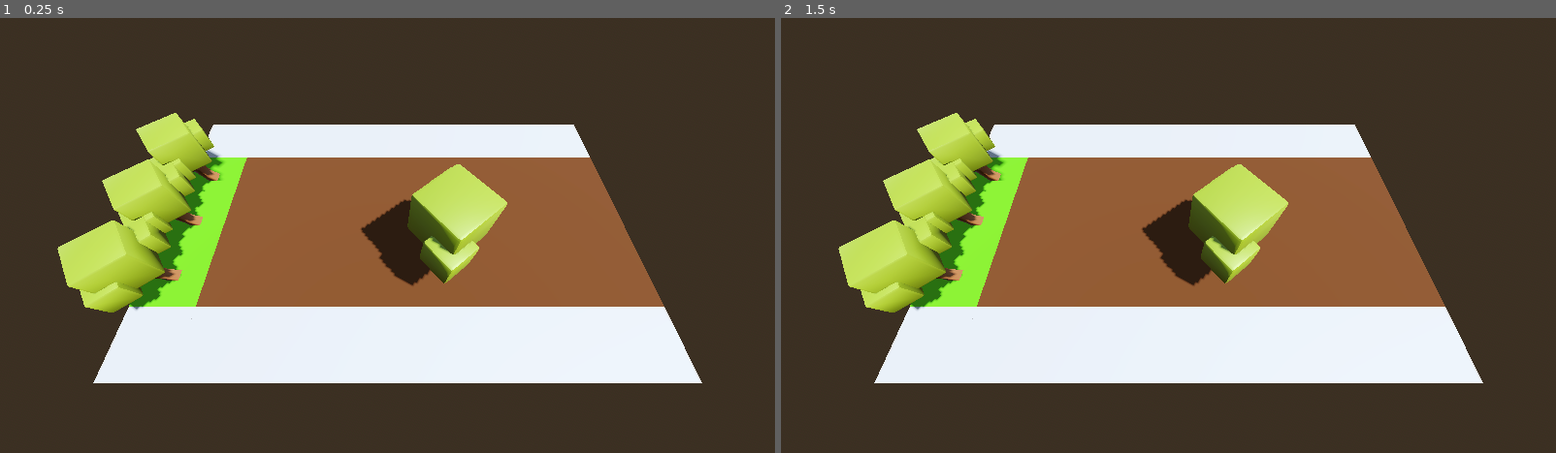
Above: before the commit, frames 1-2 (left to right).
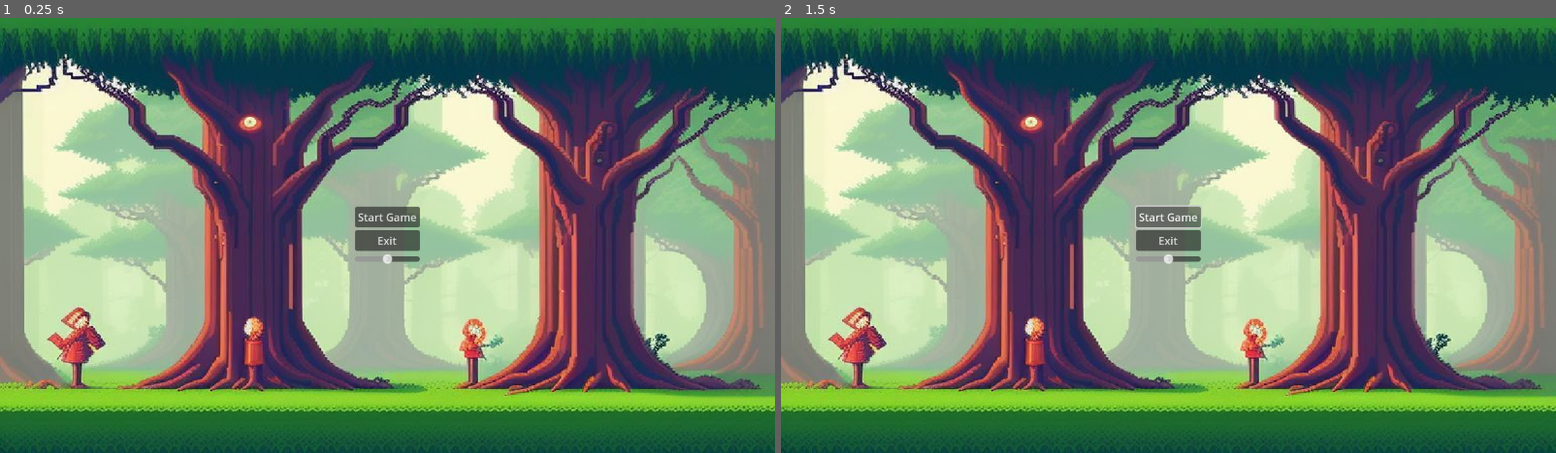
Above: after the commit, the same moments.

Repository: TheBoysJams/SeedsOfRenewal
Game: Godot game, scene res://UI/main_menu.tscn
Same seed, same stepped clock (60 frames per second), same inputs: the game is played once before the commit and once after it. Before the commit the project starts from res://Levels/prototype_level.tscn.
Inputs (mouse positions are in pixels of both pictures, inside the frame that each line leads up to):
- Up to frame 1 (0.25 s): no input
- Up to frame 2 (1.5 s): click (1168, 218) at 0.5 s, where only the run after the commit has a clickable "Start Game"; click (1168, 218) at 1.25 s, where only the run after the commit has a clickable "Start Game"

The runs differ from the first frame. In frame 1, 100% of the frame differs, in the area x 0-100%, y 0-100%; in frame 2, 100%.
Error before the commit: Invalid call. Nonexistent function 'GetTowerCost' in base 'Nil'. (res://player.gd:30)

Commit message:
Add pause menu

Diff:
--- a/RenewalTreeDefence/Levels/prototype_level.tscn
+++ b/RenewalTreeDefence/Levels/prototype_level.tscn
@@ -5,6 +5,9 @@
 [ext_resource type="PackedScene" uid="uid://d3g2gcq604vvv" path="res://Towers/tower_manager.tscn" id="3_i8pec"]
 [ext_resource type="PackedScene" uid="uid://b1lyxto4b02y8" path="res://Towers/tree.tscn" id="4_bkccc"]
 [ext_resource type="Script" path="res://Towers/TowerInfo.gd" id="5_o1k0l"]
+[ext_resource type="Script" path="res://prototype_level.gd" id="1_jk0m5"]
+
+
 
 [sub_resource type="ProceduralSkyMaterial" id="ProceduralSkyMaterial_m6v85"]
 sky_horizon_color = Color(0.64625, 0.65575, 0.67075, 1)
@@ -25,6 +28,7 @@
 Cost = 2
 
 [node name="PrototypeLevel" type="Node3D"]
+script = ExtResource("1_jk0m5")
 
 [node name="DirectionalLight3D" type="DirectionalLight3D" parent="."]
 transform = Transform3D(-0.866025, -0.433013, 0.25, 0, 0.5, 0.866025, -0.5, 0.75, -0.433013, 0, 0, 0)
@@ -58,3 +62,6 @@
 
 [node name="Tree3" parent="Player/TowerManager" instance=ExtResource("4_bkccc")]
 transform = Transform3D(1, 0, 0, 0, 1, 0, 0, 0, 1, 2, -0.263, 16.954)
+
+[node name="PauseMenu" parent="." instance=ExtResource("5_tavmd")]
+process_mode = 2
--- /dev/null
+++ b/RenewalTreeDefence/UI/PauseMenu.gd
@@ -0,0 +1,26 @@
+extends Control
+
+
+# Called when the node enters the scene tree for the first time.
+func _ready():
+	# Connect the buttons to their signals
+	$MarginContainer/VBoxContainer/ResumeButton.connect("pressed", Callable(self, "_on_ResumeButton_pressed"))
+	$MarginContainer/VBoxContainer/ExitToMenuButton.connect("pressed", Callable(self, "_on_ExitButton_pressed"))
+	# Initially hide the pause menu
+	visible = false
+
+func _on_ResumeButton_pressed():
+	# Resume the game
+	get_tree().paused = false
+	visible = false
+
+
+func _on_ExitButton_pressed():
+	# Exit to the main menu
+	var main_menu_scene = load("res://UI/main_menu.tscn") as PackedScene
+	get_tree().paused = false
+	get_tree().change_scene_to_packed(main_menu_scene)
+
+# Called every frame. 'delta' is the elapsed time since the previous frame.
+func _process(delta):
+	pass
--- a/RenewalTreeDefence/Main Menu/main_menu.tscn
+++ b/RenewalTreeDefence/UI/main_menu.tscn
@@ -1,10 +1,11 @@
 [gd_scene load_steps=6 format=3 uid="uid://cn7rsdy4ic8vu"]
 
-[ext_resource type="Script" path="res://Main Menu/MainMenu.gd" id="1_68kyx"]
-[ext_resource type="Script" path="res://Main Menu/VolumeSlider.gd" id="2_i0hd0"]
+[ext_resource type="Script" path="res://UI/MainMenu.gd" id="1_68kyx"]
+[ext_resource type="Script" path="res://UI/VolumeSlider.gd" id="2_i0hd0"]
 [ext_resource type="PackedScene" uid="uid://bivvk3fq6tihm" path="res://Levels/prototype_level.tscn" id="2_ndo85"]
-[ext_resource type="Texture2D" uid="uid://cdv5po6dwdsmj" path="res://Main Menu/Forest.jpg" id="3_bwmo5"]
-[ext_resource type="AudioStream" uid="uid://dun0cf423gvg4" path="res://Main Menu/SeedsOfRenewal.mp3" id="4_1e8gy"]
+[ext_resource type="Texture2D" uid="uid://cdv5po6dwdsmj" path="res://UI/Forest.jpg" id="3_bwmo5"]
+[ext_resource type="AudioStream" uid="uid://dun0cf423gvg4" path="res://UI/SeedsOfRenewal.mp3" id="4_1e8gy"]
+
 
 [node name="MainMenu" type="MarginContainer"]
 anchors_preset = 15
--- /dev/null
+++ b/RenewalTreeDefence/UI/pause_menu.tscn
@@ -0,0 +1,45 @@
+[gd_scene load_steps=3 format=3 uid="uid://cm4gkchemv2ui"]
+
+[ext_resource type="Script" path="res://UI/PauseMenu.gd" id="1_6qgws"]
+[ext_resource type="Script" path="res://UI/VolumeSlider.gd" id="2_ll2cs"]
+
+[node name="PauseMenu" type="Control"]
+layout_mode = 3
+anchors_preset = 15
+anchor_right = 1.0
+anchor_bottom = 1.0
+grow_horizontal = 2
+grow_vertical = 2
+script = ExtResource("1_6qgws")
+
+[node name="MarginContainer" type="MarginContainer" parent="."]
+layout_mode = 0
+offset_right = 1152.0
+offset_bottom = 648.0
+
+[node name="Panel" type="Panel" parent="MarginContainer"]
+self_modulate = Color(1, 1, 1, 0.666667)
+layout_mode = 2
+
+[node name="VBoxContainer" type="VBoxContainer" parent="MarginContainer"]
+layout_mode = 2
+size_flags_horizontal = 4
+size_flags_vertical = 4
+alignment = 1
+
+[node name="ResumeButton" type="Button" parent="MarginContainer/VBoxContainer"]
+layout_mode = 2
+text = "Resume"
+
+[node name="ExitToMenuButton" type="Button" parent="MarginContainer/VBoxContainer"]
+layout_mode = 2
+text = "Exit to Menu"
+
+[node name="VolumeSlider" type="HSlider" parent="MarginContainer/VBoxContainer"]
+layout_mode = 2
+max_value = 1.0
+step = 0.05
+value = 1.0
+script = ExtResource("2_ll2cs")
+
+[connection signal="value_changed" from="MarginContainer/VBoxContainer/VolumeSlider" to="MarginContainer/VBoxContainer/VolumeSlider" method="_on_value_changed"]
--- a/RenewalTreeDefence/project.godot
+++ b/RenewalTreeDefence/project.godot
@@ -11,7 +11,7 @@
 [application]
 
 config/name="RenewalTreeDefence"
-run/main_scene="res://Levels/prototype_level.tscn"
+run/main_scene="res://UI/main_menu.tscn"
 config/features=PackedStringArray("4.2", "Forward Plus")
 config/icon="res://icon.svg"
 
@@ -64,3 +64,8 @@
 "events": [Object(InputEventKey,"resource_local_to_scene":false,"resource_name":"","device":-1,"window_id":0,"alt_pressed":false,"shift_pressed":false,"ctrl_pressed":false,"meta_pressed":false,"pressed":false,"keycode":0,"physical_keycode":52,"key_label":0,"unicode":52,"echo":false,"script":null)
 ]
 }
+pause={
+"deadzone": 0.5,
+"events": [Object(InputEventKey,"resource_local_to_scene":false,"resource_name":"","device":0,"window_id":0,"alt_pressed":false,"shift_pressed":false,"ctrl_pressed":false,"meta_pressed":false,"pressed":false,"keycode":0,"physical_keycode":4194305,"key_label":0,"unicode":0,"echo":false,"script":null)
+]
+}
--- /dev/null
+++ b/RenewalTreeDefence/prototype_level.gd
@@ -0,0 +1,22 @@
+extends Node3D
+
+
+# Called when the node enters the scene tree for the first time.
+func _ready():
+	pass # Replace with function body.
+
+
+# Called every frame. 'delta' is the elapsed time since the previous frame.
+func _process(delta):
+	pass
+
+func _unhandled_input(event):
+	if event.is_action_pressed("pause"):
+		if not get_tree().paused:
+			# Pause the game
+			get_tree().paused = true
+			$PauseMenu.visible = true
+		else:
+			# Resume the game (can also be handled via the Resume button)
+			get_tree().paused = false
+			$PauseMenu.visible = false
Not shown, removed: RenewalTreeDefence/Main Menu/SeedsOfRenewal.mp3.import
Not shown: 6 places in RenewalTreeDefence/Tiles/tiles.tres that only renumber resources
Renamed: RenewalTreeDefence/Main Menu/Forest.jpg -> RenewalTreeDefence/UI/Forest.jpg
Not shown, changed: RenewalTreeDefence/UI/Forest.jpg.import
Renamed: RenewalTreeDefence/Main Menu/MainMenu.gd -> RenewalTreeDefence/UI/MainMenu.gd
Not shown, added: RenewalTreeDefence/UI/SeedsOfRenewal.mp3.import
Renamed: RenewalTreeDefence/Main Menu/VolumeSlider.gd -> RenewalTreeDefence/UI/VolumeSlider.gd
Not shown, added: RenewalTreeDefence/UI/SeedsOfRenewal.mp3
Not shown, added: RenewalTreeDefence/UI/men7A84.tmp
Not shown, added: RenewalTreeDefence/UI/men9659.tmp
